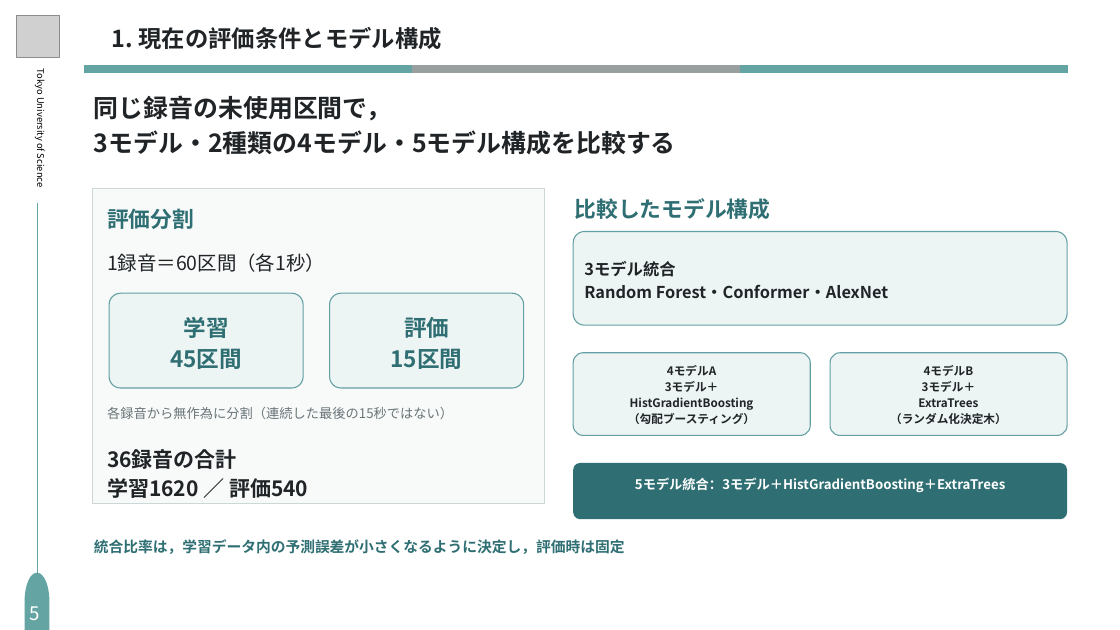
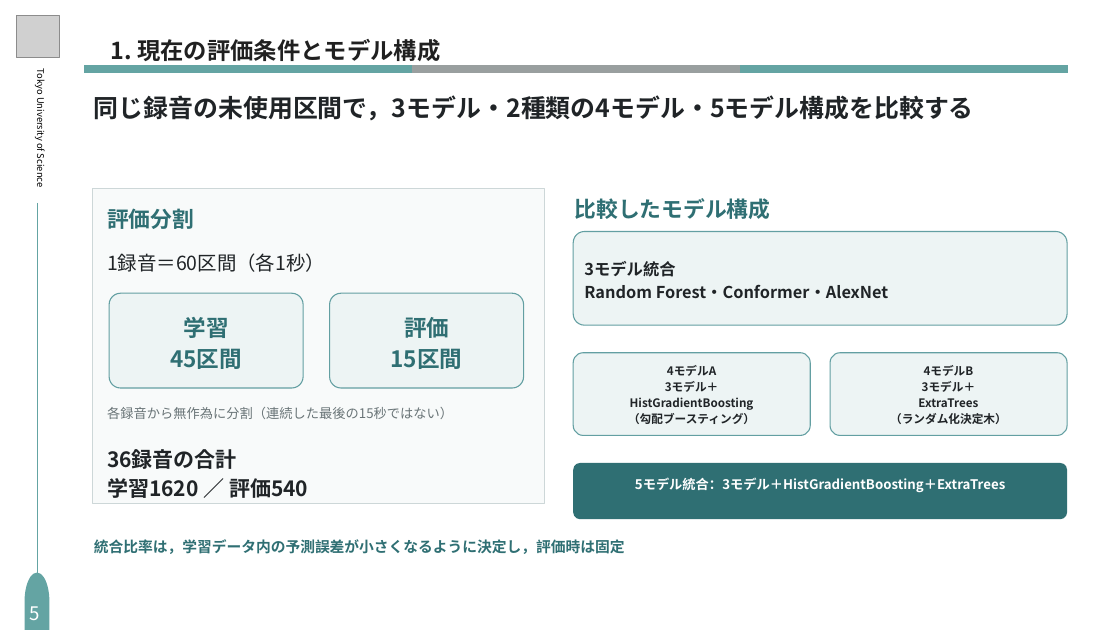
Before and after one commit to S-Riku-tus/university_research, a slide deck: slide 6 of 研究進捗報告/2026/1016（研究進捗報告）/研究進捗_1016_編集用_修正版.pptx (slide 5 before the commit). Drawn at 1120x630 pixels with LibreOffice and Linux fonts; fonts in the diff are those of the drawing; grey boxes stand for pictures. Boxes give left, top, right and bottom in pixels: in the first picture for what was removed or moved away, otherwise in the second. Text is boxed around its words. In the diff, an @@ line names an element or a change of style, - is before the commit and + after.

```diff
--- a/研究進捗報告/2026/1016（研究進捗報告）/研究進捗_1016_編集用_修正版.pptx
+++ b/研究進捗報告/2026/1016（研究進捗報告）/研究進捗_1016_編集用_修正版.pptx
@@ text "1. 現在の評価条件とモデル構成" at (x1=111, y1=39, x2=440, y2=66): text colour #202427 to #202020; line spacing 1.15 to 58.8pt @@
@@ text at (x1=94, y1=95, x2=974, y2=120): text changed @@
-同じ録音の未使用区間で，
-3モデル・2種類の4モデル・5モデル構成を比較する
+同じ録音の未使用区間で，3モデル・2種類の4モデル・5モデル構成を比較する
```
Also in this commit, not shown: 9 other slides changed, 4 slides added.
